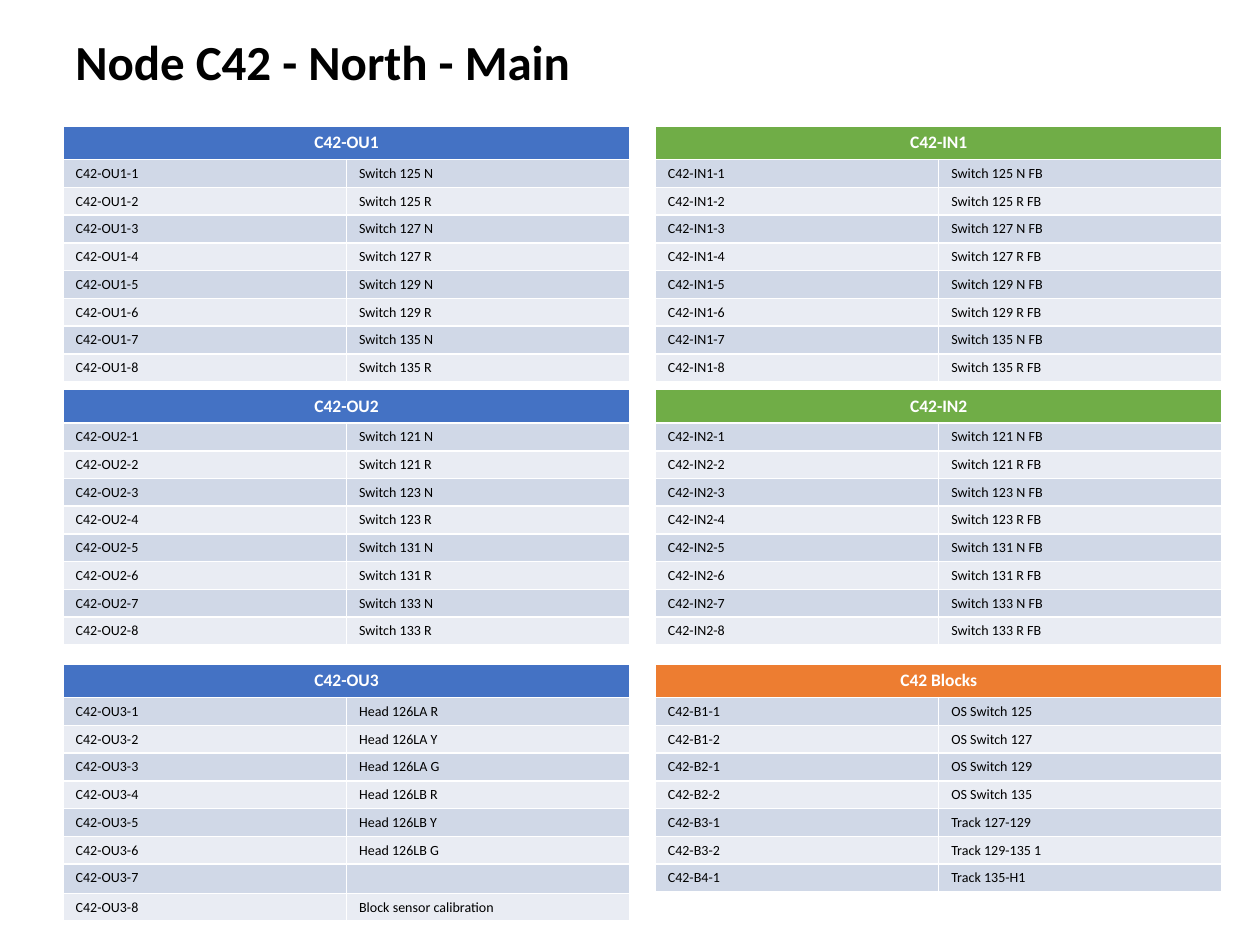
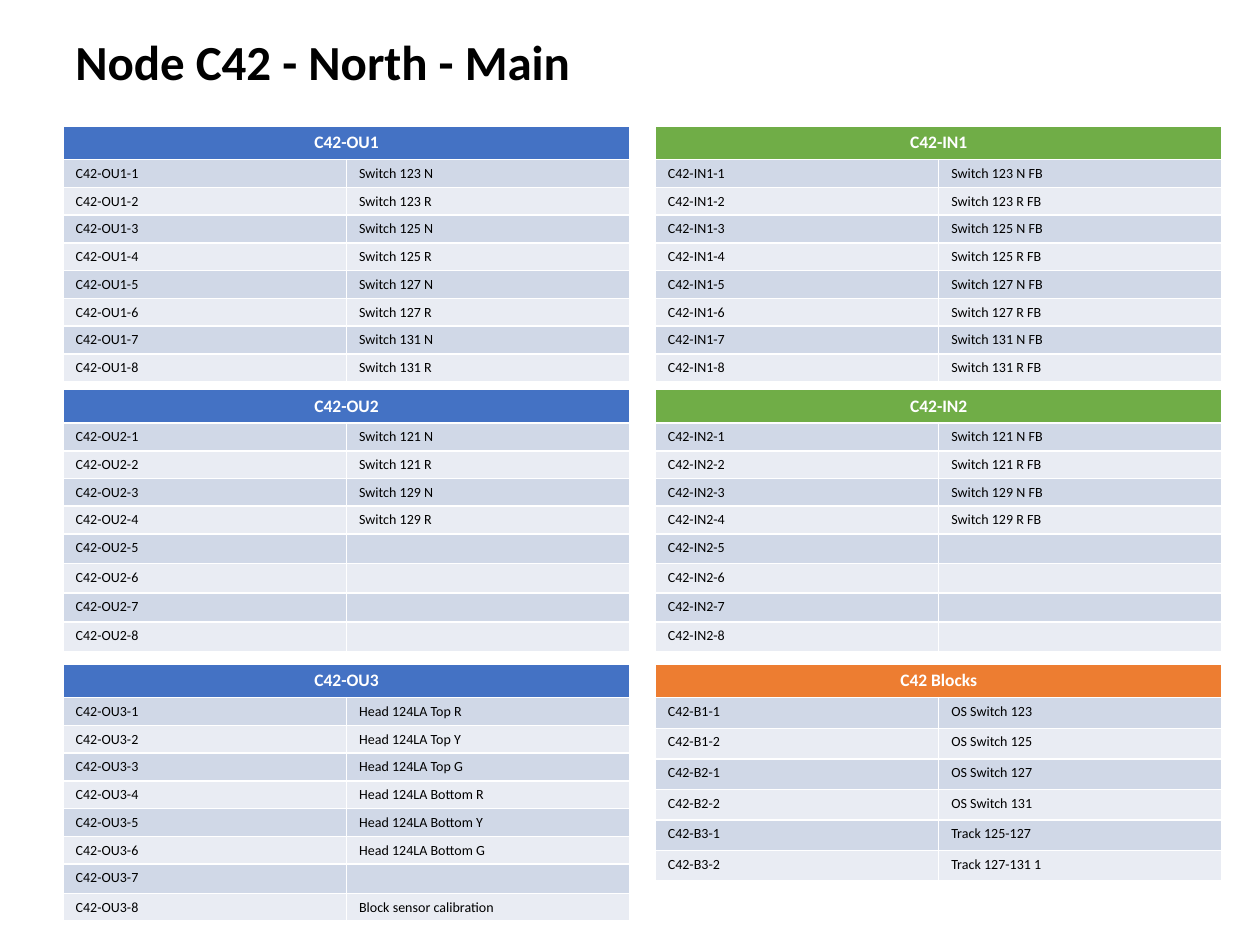
Before and after one commit to lnevo/hart, a slide deck: slide 19 of docs/wiring/Wiring_Schematic.pptx (slide 18 before the commit). Drawn at 1260x945 pixels with LibreOffice and Linux fonts; fonts in the diff are those of the drawing. Boxes give left, top, right and bottom in pixels: in the first picture for what was removed or moved away, otherwise in the second. Text is boxed around its words. In the diff, an @@ line names an element or a change of style, - is before the commit and + after.

```diff
--- a/docs/wiring/Wiring_Schematic.pptx
+++ b/docs/wiring/Wiring_Schematic.pptx
@@ table at (63,126,630,376) @@
-row 2, column 2: Switch 125 N
+row 2, column 2: Switch 123 N
-row 3, column 2: Switch 125 R
+row 3, column 2: Switch 123 R
-row 4, column 2: Switch 127 N
+row 4, column 2: Switch 125 N
-row 5, column 2: Switch 127 R
+row 5, column 2: Switch 125 R
-row 6, column 2: Switch 129 N
+row 6, column 2: Switch 127 N
-row 7, column 2: Switch 129 R
+row 7, column 2: Switch 127 R
-row 8, column 2: Switch 135 N
+row 8, column 2: Switch 131 N
-row 9, column 2: Switch 135 R
+row 9, column 2: Switch 131 R
@@ table at (655,126,1222,376) @@
-row 2, column 2: Switch 125 N FB
+row 2, column 2: Switch 123 N FB
-row 3, column 2: Switch 125 R FB
+row 3, column 2: Switch 123 R FB
-row 4, column 2: Switch 127 N FB
+row 4, column 2: Switch 125 N FB
-row 5, column 2: Switch 127 R FB
+row 5, column 2: Switch 125 R FB
-row 6, column 2: Switch 129 N FB
+row 6, column 2: Switch 127 N FB
-row 7, column 2: Switch 129 R FB
+row 7, column 2: Switch 127 R FB
-row 8, column 2: Switch 135 N FB
+row 8, column 2: Switch 131 N FB
-row 9, column 2: Switch 135 R FB
+row 9, column 2: Switch 131 R FB
@@ table at (63,389,630,644) @@
-row 4, column 2: Switch 123 N
+row 4, column 2: Switch 129 N
-row 5, column 2: Switch 123 R
+row 5, column 2: Switch 129 R
-row 6, column 2: Switch 131 N
+row 6, column 2: 
-row 7, column 2: Switch 131 R
+row 7, column 2: 
-row 8, column 2: Switch 133 N
+row 8, column 2: 
-row 9, column 2: Switch 133 R
+row 9, column 2: 
@@ table at (655,389,1222,644) @@
-row 4, column 2: Switch 123 N FB
+row 4, column 2: Switch 129 N FB
-row 5, column 2: Switch 123 R FB
+row 5, column 2: Switch 129 R FB
-row 6, column 2: Switch 131 N FB
+row 6, column 2: 
-row 7, column 2: Switch 131 R FB
+row 7, column 2: 
-row 8, column 2: Switch 133 N FB
+row 8, column 2: 
-row 9, column 2: Switch 133 R FB
+row 9, column 2: 
@@ table at (63,664,630,916) @@
-row 2, column 2: Head 126LA R
+row 2, column 2: Head 124LA Top R
-row 3, column 2: Head 126LA Y
+row 3, column 2: Head 124LA Top Y
-row 4, column 2: Head 126LA G
+row 4, column 2: Head 124LA Top G
-row 5, column 2: Head 126LB R
+row 5, column 2: Head 124LA Bottom R
-row 6, column 2: Head 126LB Y
+row 6, column 2: Head 124LA Bottom Y
-row 7, column 2: Head 126LB G
+row 7, column 2: Head 124LA Bottom G
@@ table at (655,664,1222,878) @@
-row 2: C42-B1-1 | OS Switch 125
-row 3: C42-B1-2 | OS Switch 127
-row 4: C42-B2-1 | OS Switch 129
-row 5: C42-B2-2 | OS Switch 135
-row 6: C42-B3-1 | Track 127-129
-row 7: C42-B3-2 | Track 129-135 1
-row 8: C42-B4-1 | Track 135-H1
+row 2: C42-B1-1 | OS Switch 123
+row 3: C42-B1-2 | OS Switch 125
+row 4: C42-B2-1 | OS Switch 127
+row 5: C42-B2-2 | OS Switch 131
+row 6: C42-B3-1 | Track 125-127
+row 7: C42-B3-2 | Track 127-131 1
```
Also in this commit, not shown: 19 other slides changed, 2 slides added, 1 slide removed, 14 other files.
